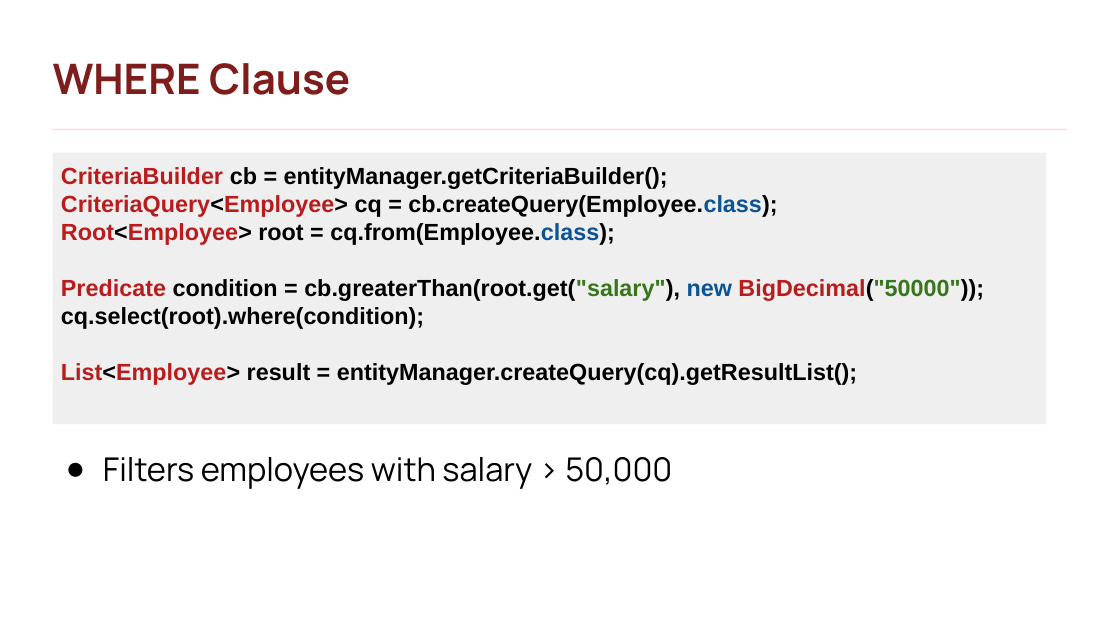
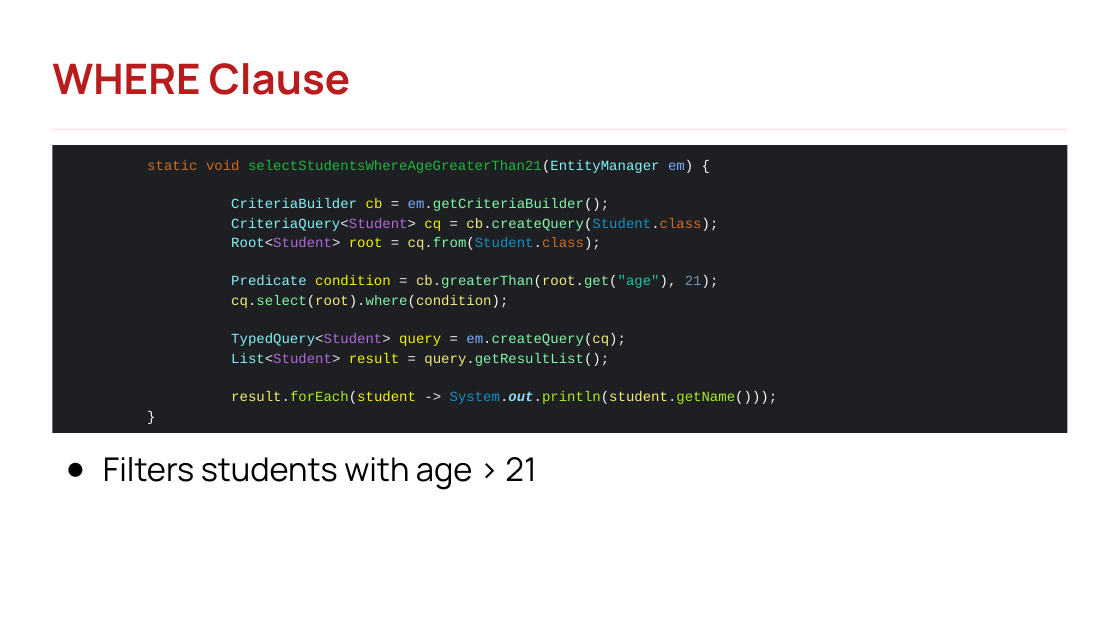
Before and after one commit to rlimosenero/rey-limosenero_java101, a slide deck: slide 143 of Java Persistence & Hibernate.pptx (slide 134 before the commit). Drawn at 1120x630 pixels with LibreOffice and Linux fonts; fonts in the diff are those of the drawing; background and template pictures are left out. Boxes give left, top, right and bottom in pixels: in the first picture for what was removed or moved away, otherwise in the second. Text is boxed around its words. In the diff, an @@ line names an element or a change of style, - is before the commit and + after.

Commit message:
add updated deck

```diff
--- a/Java Persistence & Hibernate.pptx
+++ b/Java Persistence & Hibernate.pptx
@@ text "WHERE Clause" at (x1=52, y1=63, x2=350, y2=95): text colour #7F1D1D to #B91C1C @@
@@ rectangle "static void selectStudentsWhereAgeGreaterThan21(EntityManage ..." resized from (x1=52, y1=153, x2=1046, y2=424) to (x1=52, y1=145, x2=1067, y2=433) @@
@@ rectangle "static void selectStudentsWhereAgeGreaterThan21(EntityManage ..." at (x1=52, y1=145, x2=1067, y2=433): fill #EFEFEF to #1E1F22 @@
@@ text in rectangle at (x1=147, y1=160, x2=719, y2=288): text changed; size 20 to 12 pt; font Arial to Courier New; text colour #000000 to #80F2F6; bold off @@
-CriteriaBuilder cb = entityManager.getCriteriaBuilder();
-CriteriaQuery<Employee> cq = cb.createQuery(Employee.class);
-Root<Employee> root = cq.from(Employee.class);
-Predicate condition = cb.greaterThan(root.get("salary"), new BigDecimal("50000"));
+static void selectStudentsWhereAgeGreaterThan21(EntityManager em) {
+CriteriaBuilder cb = em.getCriteriaBuilder();
+CriteriaQuery<Student> cq = cb.createQuery(Student.class);
+Root<Student> root = cq.from(Student.class);
+Predicate condition = cb.greaterThan(root.get("age"), 21);
@@ text in rectangle at (x1=231, y1=295, x2=508, y2=308): size 20 to 12 pt, font Arial to Courier New, text colour #000000 to #F3EC79, text colour #000000 to #E6E6FA, text colour #000000 to #80F6A7, text colour #000000 to #F9FAF4, highlight none to #1E1F22, bold off in "cq.select(root).where(condition);"; indent changed; line spacing 1 to 1.15 @@
@@ text in rectangle at (x1=231, y1=333, x2=778, y2=404): text changed; size 20 to 12 pt; font Arial to Courier New; text colour #000000 to #80F6A7; bold off @@
-List<Employee> result = entityManager.createQuery(cq).getResultList();
+TypedQuery<Student> query = em.createQuery(cq);
+List<Student> result = query.getResultList();
+result.forEach(student -> System.out.println(student.getName()));
+}
@@ text at (x1=103, y1=457, x2=536, y2=490): text changed @@
-● Filters employees with salary > 50,000
+● Filters students with age > 21
```
Also in this commit, not shown: 22 other slides changed, 27 slides added, 4 slides removed.
